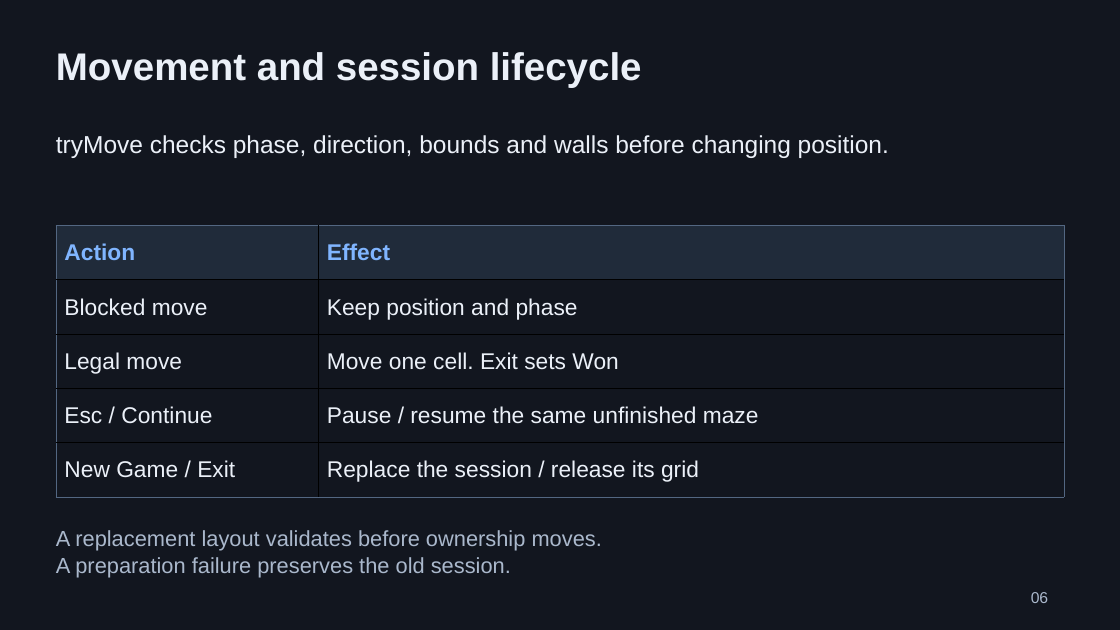
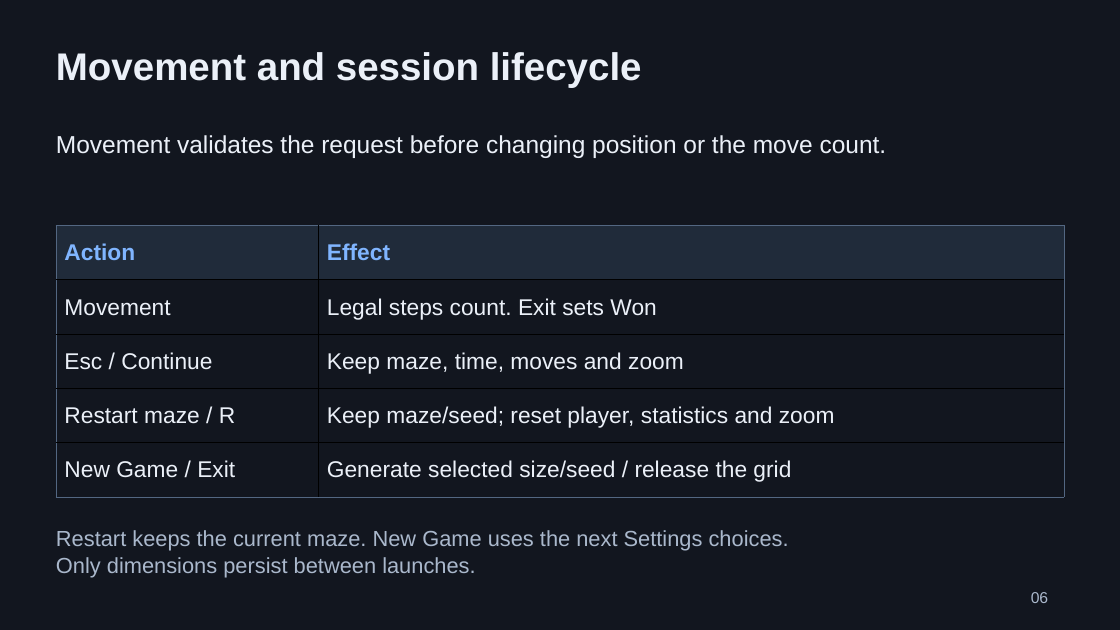
Before and after one commit to RMKolibarov24/NXRP, a slide deck: slide 6 of docs/NXRP_Defense.pptx. Drawn at 1120x630 pixels with LibreOffice and Linux fonts; fonts in the diff are those of the drawing. Boxes give left, top, right and bottom in pixels: in the first picture for what was removed or moved away, otherwise in the second. Text is boxed around its words. In the diff, an @@ line names an element or a change of style, - is before the commit and + after.

```diff
--- a/docs/NXRP_Defense.pptx
+++ b/docs/NXRP_Defense.pptx
@@ text at [56,135,887,158]: text changed @@
-tryMove checks phase, direction, bounds and walls before changing position.
+Movement validates the request before changing position or the move count.
@@ table at [56,226,1065,497] @@
-row 2, column 1: Blocked move
+row 2, column 1: Movement
-row 2, column 2: Keep position and phase
+row 2, column 2: Legal steps count. Exit sets Won
-row 3, column 1: Legal move
+row 3, column 1: Esc / Continue
-row 3, column 2: Move one cell. Exit sets Won
+row 3, column 2: Keep maze, time, moves and zoom
-row 4, column 1: Esc / Continue
+row 4, column 1: Restart maze / R
-row 4, column 2: Pause / resume the same unfinished maze
+row 4, column 2: Keep maze/seed; reset player, statistics and zoom
-row 5, column 2: Replace the session / release its grid
+row 5, column 2: Generate selected size/seed / release the grid
@@ text at [56,530,789,577]: text changed @@
-A replacement layout validates before ownership moves.
-A preparation failure preserves the old session.
+Restart keeps the current maze. New Game uses the next Settings choices.
+Only dimensions persist between launches.
```
Also in this commit, not shown: 8 other slides changed, 1 slide added, 1 slide removed, 5 other files.
